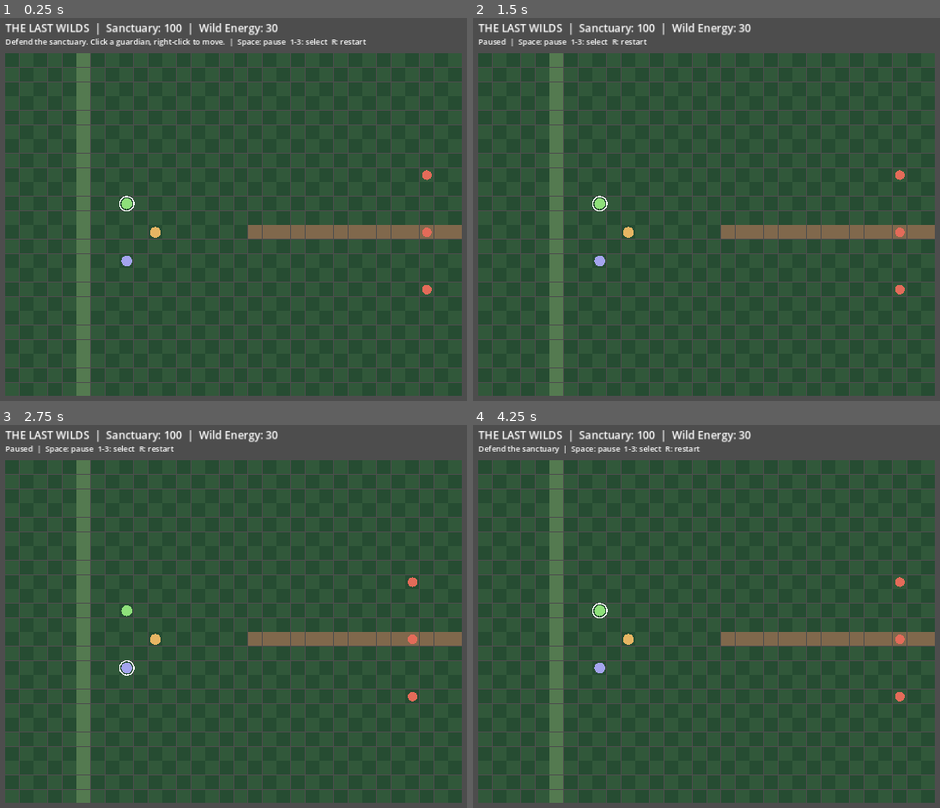
Above: before the commit, frames 1-4 (two rows, left to right).
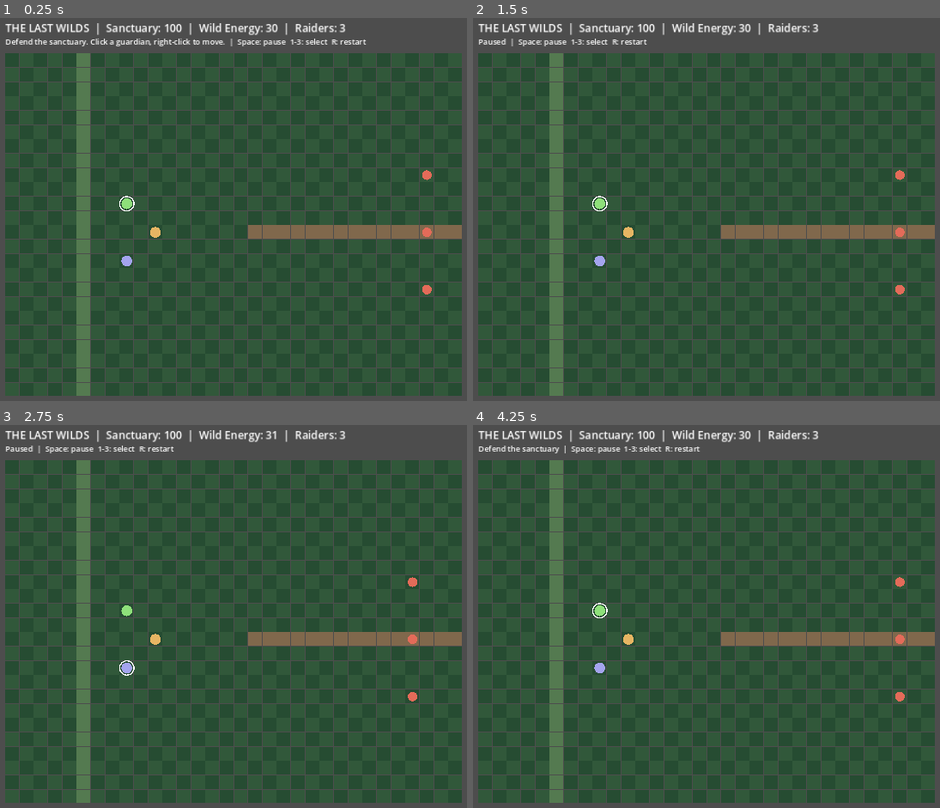
Above: after the commit, the same moments.

Repository: bzenny/the-last-wilds
Game: Godot game, scene res://scenes/main.tscn
Same seed, same stepped clock (60 frames per second), same inputs: the game is played once before the commit and once after it.
Inputs (mouse positions are in pixels of both pictures, inside the frame that each line leads up to):
- Up to frame 1 (0.25 s): no input
- Up to frame 2 (1.5 s): tap Enter at 0.5 s; move the mouse to (outside the picture) at 0.52 s; tap Space at 0.6, 0.77, 1.07 s; click (outside the picture) at 0.67 s; move the mouse to (664, 266) at 1.27 s; tap 1 at 1.35 s; click (664, 266) at 1.42 s
- Up to frame 3 (2.75 s): tap Space at 1.52, 1.55, 1.82, 2.3 s; move the mouse to (396, 551) at 2.02 s; tap 3 at 2.1 s; click (396, 551) at 2.17 s
- Up to frame 4 (4.25 s): tap Space at 2.75, 3.02, 3.05, 3.32, 3.6, 3.77, 4.07 s; move the mouse to (767, 742) at 2.77 s; tap R at 2.85 s; click (767, 742) at 2.92 s; move the mouse to (outside the picture) at 3.52 s; click (outside the picture) at 3.67 s

The runs differ from the first frame. In frame 1, 0.2% of the frame differs, in the area x 61-74%, y 1-5%; in frame 2, 0.2%; in frame 3, 0.2%, in the area x 58-74%, y 1-5%; in frame 4, 0.2%.

Commit message:
fix: resolve human sanctuary breaches once and end raid with clear outcome

Diff:
--- a/godot/scripts/main.gd
+++ b/godot/scripts/main.gd
@@ -12,6 +12,11 @@
 var wild_energy := 30.0
 var enemies := [Vector2i(29, 8), Vector2i(29, 12), Vector2i(29, 16)]
 var status := "Defend the sanctuary. Click a guardian, right-click to move."
+var game_over := false
+var victory := false
+var defeated := 0
+const SANCTUARY_X := 5
+const DAMAGE_PER_RAIDER := 15.0
 
 func _ready() -> void:
 	queue_redraw()
@@ -19,8 +24,9 @@
 func _unhandled_input(event: InputEvent) -> void:
 	if event is InputEventKey and event.pressed and not event.echo:
 		if event.keycode == KEY_SPACE:
-			paused = not paused
-			status = "Paused" if paused else "Defend the sanctuary"
+			if not game_over:
+				paused = not paused
+				status = "Paused" if paused else "Defend the sanctuary"
 		elif event.keycode >= KEY_1 and event.keycode <= KEY_3:
 			selected = event.keycode - KEY_1
 		elif event.keycode == KEY_R:
@@ -35,29 +41,36 @@
 				if guardians[i] == cell:
 					selected = i
 					break
-		elif event.button_index == MOUSE_BUTTON_RIGHT and not paused:
+		elif event.button_index == MOUSE_BUTTON_RIGHT and not paused and not game_over:
 			guardians[selected] = cell
 			status = "Guardian moved to (%d, %d)" % [cell.x, cell.y]
 		queue_redraw()
 
 func _process(delta: float) -> void:
-	if paused or habitat <= 0:
+	if paused or game_over:
 		return
 	elapsed += delta
-	if elapsed >= 1.0:
+	while elapsed >= 1.0 and not game_over:
 		elapsed -= 1.0
-		for i in enemies.size():
-			enemies[i].x = max(0, enemies[i].x - 1)
-			if enemies[i].x <= 5:
-				habitat = maxf(0.0, habitat - 5.0)
-				wild_energy += 1.0
+		for i in range(enemies.size() - 1, -1, -1):
+			enemies[i].x -= 1
+			if enemies[i].x <= SANCTUARY_X:
+				habitat = maxf(0.0, habitat - DAMAGE_PER_RAIDER)
+				enemies.remove_at(i)
+				status = "A raider breached the sanctuary! -15 habitat."
 		if habitat <= 0:
-			status = "Sanctuary lost. Press R to replay."
+			game_over = true
+			status = "SANCTUARY LOST. Press R to replay."
+		elif enemies.is_empty():
+			game_over = true
+			victory = habitat > 0
+			status = "RAID SURVIVED! Sanctuary at %d. Press R to replay." % int(habitat)
+		wild_energy += 1.0
 		queue_redraw()
 
 func _draw() -> void:
 	var font := ThemeDB.fallback_font
-	draw_string(font, Vector2(32, 28), "THE LAST WILDS  |  Sanctuary: %d  |  Wild Energy: %d" % [int(habitat), int(wild_energy)], HORIZONTAL_ALIGNMENT_LEFT, -1, 18, Color.WHITE)
+	draw_string(font, Vector2(32, 28), "THE LAST WILDS  |  Sanctuary: %d  |  Wild Energy: %d  |  Raiders: %d" % [int(habitat), int(wild_energy), enemies.size()], HORIZONTAL_ALIGNMENT_LEFT, -1, 18, Color.WHITE)
 	draw_string(font, Vector2(32, 49), status + "  |  Space: pause  1-3: select  R: restart", HORIZONTAL_ALIGNMENT_LEFT, -1, 13, Color.WHITE)
 	for y in H:
 		for x in W:
